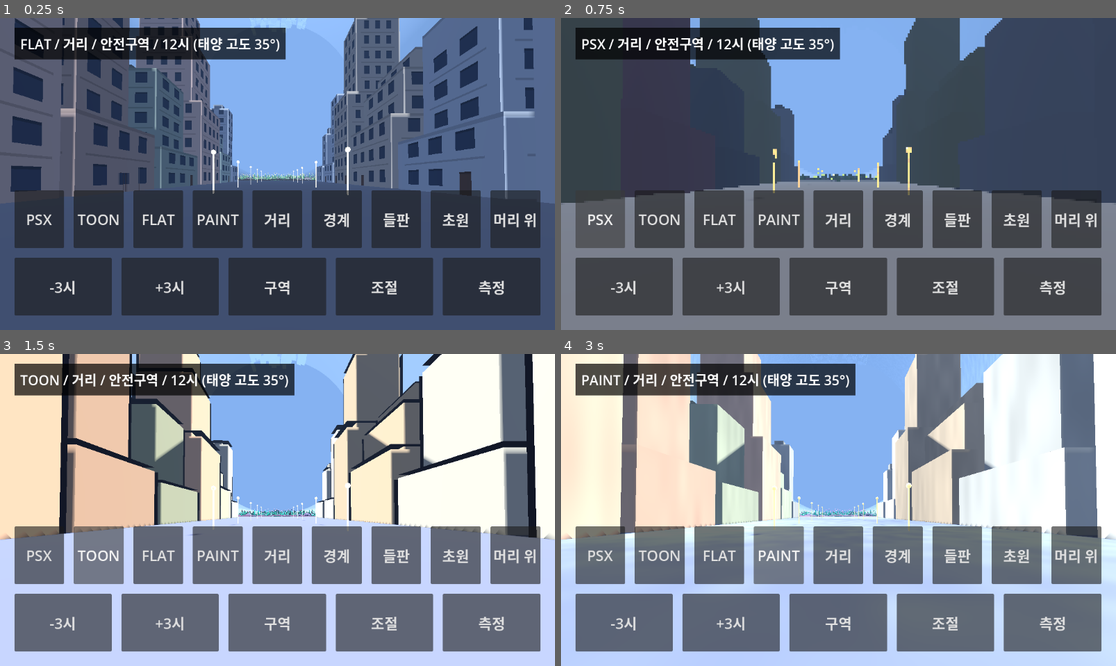
Above: before the commit, frames 1-4 (two rows, left to right).
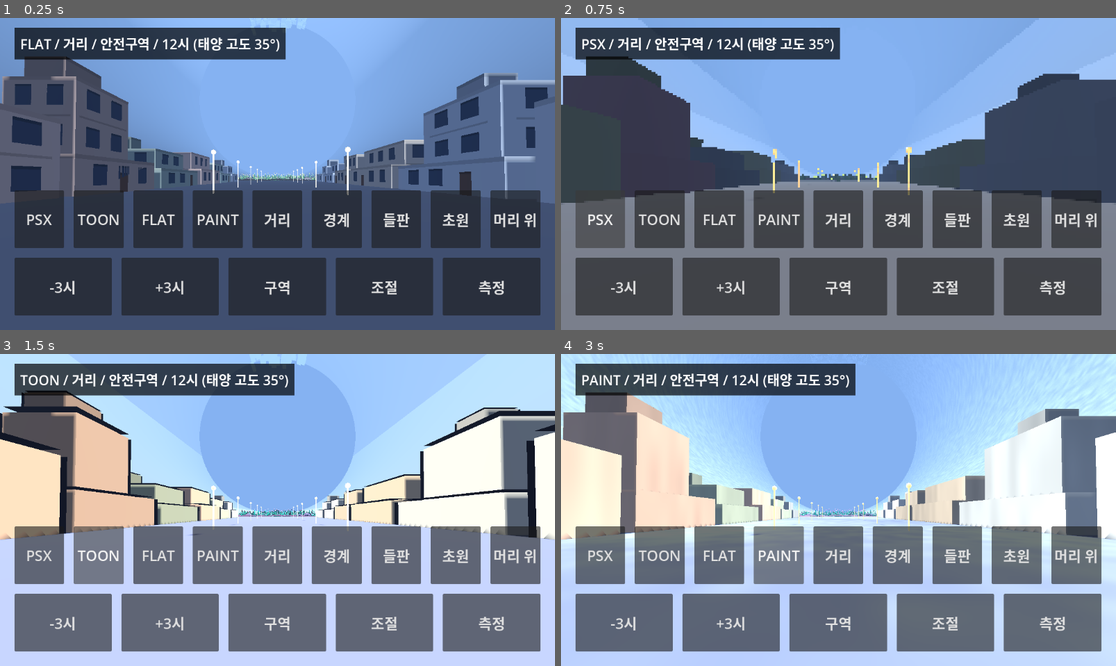
Above: after the commit, the same moments.

Repository: yeongkim0814-svg/habitat
Game: Godot game, scene res://spikes/m0_look/main.tscn
Same seed, same stepped clock (60 frames per second), same inputs: the game is played once before the commit and once after it. This scene is started directly instead of the project's main scene.
Inputs:
- Up to frame 1 (0.25 s): no input
- Up to frame 2 (0.75 s): click "PSX" at 0.5 s
- Up to frame 3 (1.5 s): click "TOON" at 1.25 s
- Up to frame 4 (3 s): click "FLAT" at 2 s; click "PAINT" at 2.75 s

The runs differ from the first frame. In frame 1, 25% of the frame differs, in the area x 0-100%, y 0-56%; in frame 2, 21%; in frame 3, 26%, in the area x 0-100%, y 0-51%; in frame 4, 24%.

Commit message:
feat(m0): 안전구역 건물을 최대 3층으로 제한 (Closes #32)
Co-Authored-By: Claude Sonnet 5.5 <noreply@anthropic.com>
Claude-Session: https://claude.ai/code/session_01HASMSy8iY7SeiUjsU1YZyi

Diff:
--- a/spikes/m0_look/buildings.gd
+++ b/spikes/m0_look/buildings.gd
@@ -4,6 +4,7 @@
 ## so the FLAT wall shader lays windows out per box. Boxes sit beside the street: x grows away from it.
 const NEAR := 16.0
 const TINTS: Array[Color] = [Color(1.0, 0.96, 0.9), Color(0.9, 0.95, 1.0), Color(1.0, 0.88, 0.82), Color(0.88, 0.96, 0.9)]
+const MAX_FLOORS := 3 # safe-zone buildings are at most 3 storeys tall (user decision); roof structures do not count.
 const STOREYS: Array[float] = [3.0, 3.2, 3.6]
 
 static func part(c: Dictionary, x0: float, w: float, y0: float, h: float, z: float, d: float, doors: bool) -> Dictionary:
@@ -31,8 +32,8 @@
 	return out
 
 static func podium_tower(c: Dictionary, rng: RandomNumberGenerator) -> Array[Dictionary]:
-	var ph: float = 2.0 * c.storey
-	var th: float = (c.floors + 1) * c.storey
+	var ph: float = c.storey
+	var th: float = (maxf(2.0, c.floors) - 1.0) * c.storey
 	return [
 		part(c, 0.0, c.w, 0.0, ph, c.zc, c.d, true),
 		part(c, 2.0, c.w - 4.0, ph, th, c.zc, c.d - 4.0, false),
@@ -51,20 +52,19 @@
 	]
 
 static func stepped(c: Dictionary, rng: RandomNumberGenerator) -> Array[Dictionary]:
-	# Each tier steps back from the street side and loses a storey.
-	var out: Array[Dictionary] = []
-	var y := 0.0
-	for i in range(3):
-		var f := maxf(1.0, c.floors - i)
-		out.append(part(c, i * 2.5, c.w - i * 2.5, y, f * c.storey, c.zc, c.d - i * 2.0, i == 0))
-		y += f * c.storey
-	return out
+	# Two tiers; the upper one steps back from the street side. Total stays within MAX_FLOORS.
+	var f0 := maxf(1.0, maxf(2.0, c.floors) - 1.0)
+	var f1 := 1.0
+	return [
+		part(c, 0.0, c.w, 0.0, f0 * c.storey, c.zc, c.d, true),
+		part(c, 2.5, c.w - 2.5, f0 * c.storey, f1 * c.storey, c.zc, c.d - 2.0, false),
+	]
 
 static func lot(rng: RandomNumberGenerator, side: float, z0: float, d: float) -> Array[Dictionary]:
 	var bay := rng.randf_range(2.6, 3.8)
 	var c := {
 		"side": side, "z0": z0, "d": d, "zc": z0 + d * 0.5,
-		"w": rng.randf_range(10.0, 16.0), "floors": float(rng.randi_range(3, 6)),
+		"w": rng.randf_range(10.0, 16.0), "floors": float(rng.randi_range(1, MAX_FLOORS)),
 		"tint": TINTS[rng.randi() % TINTS.size()].darkened(rng.randf_range(0.0, 0.22)),
 		"storey": STOREYS[rng.randi() % STOREYS.size()], "bay": bay, "win": bay * rng.randf_range(0.42, 0.55),
 	}
--- a/tests/m0/run.gd
+++ b/tests/m0/run.gd
@@ -135,6 +135,8 @@
 			check(scale.x > 0.0 and scale.y > 0.0 and scale.z > 0.0, "box has a size")
 			check(p.xf.origin.y - scale.y * 0.5 > -0.001, "box does not sink below the street")
 			check(absf(p.xf.origin.x) >= Buildings.NEAR, "box stays behind the street edge")
+			var top: float = p.xf.origin.y + scale.y * 0.5
+			check(top <= Buildings.MAX_FLOORS * 3.6 + 2.4 + 0.001, "building stays within 3 storeys plus roof structure (top %.1f)" % top)
 	check(kinds.size() >= 3, "archetypes differ in box count (got %d kinds)" % kinds.size())
 	var a := RandomNumberGenerator.new()
 	var b := RandomNumberGenerator.new()
Not shown, changed: docs/spikes/M0_LOOK.md
